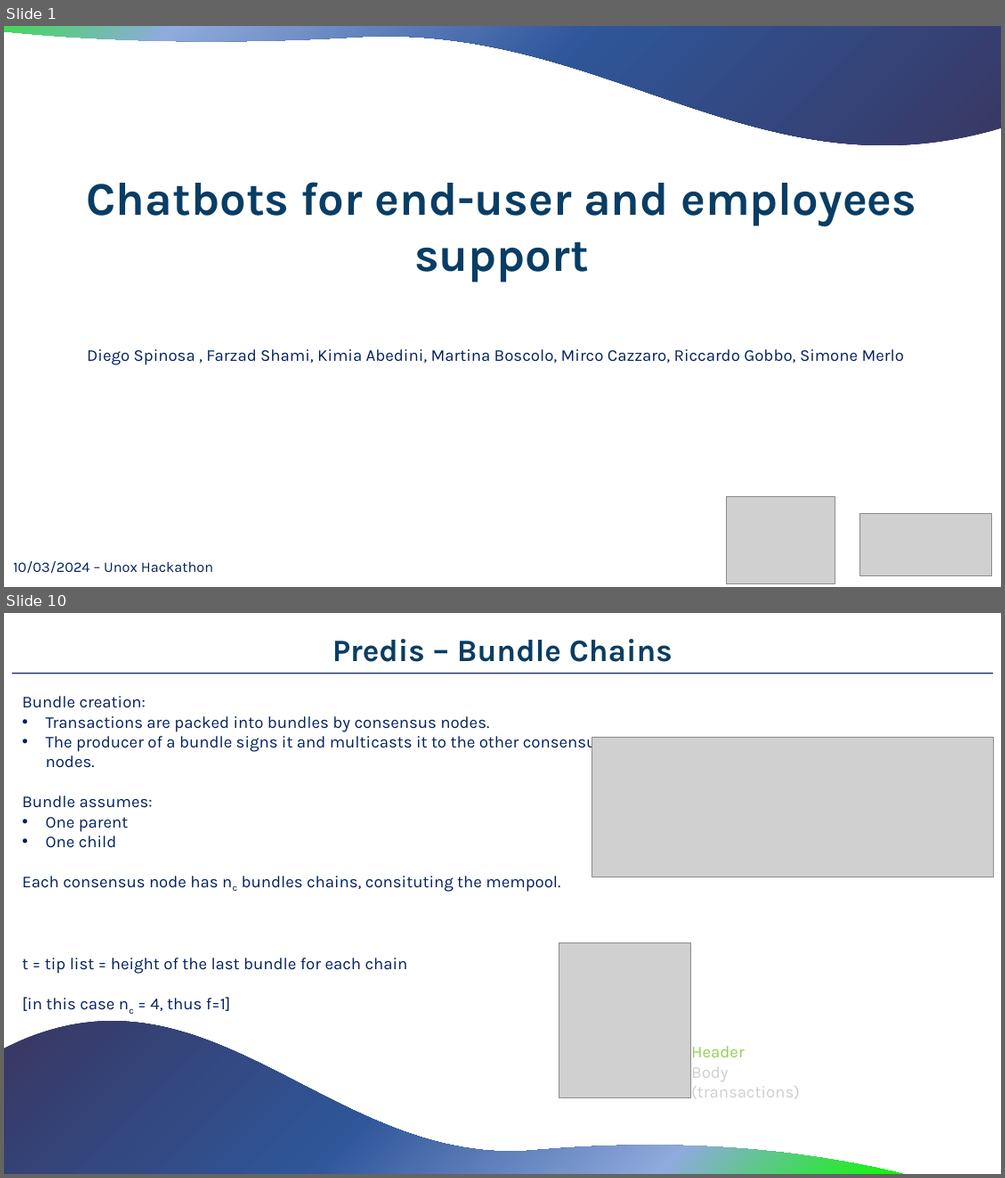
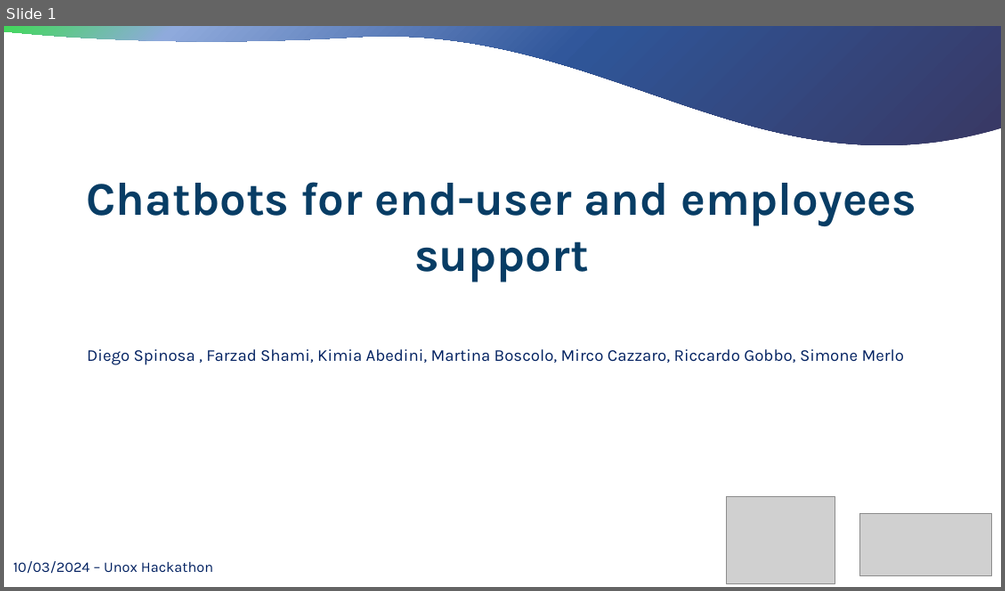
Before and after one commit to MerloSimone/HackatonUnox, a slide deck: Slides/PresentationDS.pptx. Shown one above the other, each under a label of ours: slides 1 and 10 before the commit, slide 1 after it; the slides between them are not shown. The pictures are 1005x1178 and 1005x591 pixels, drawn with LibreOffice and Linux fonts; fonts in the diff are those of the drawing; grey boxes stand for pictures. Boxes give left, top, right and bottom in pixels: in the first picture for what was removed or moved away, otherwise in the second. Text is boxed around its words. In the diff, an @@ line names an element or a change of style, - is before the commit and + after.

```diff
--- a/Slides/PresentationDS.pptx
+++ b/Slides/PresentationDS.pptx
@@ slide 10 removed at [4,613,1001,1174], background #FFFFFF @@
@@ text removed at [332,639,672,662] @@
-Predis – Bundle Chains
@@ rectangle removed at [11,673,993,674] @@
@@ text removed at [22,696,605,1011] @@
-Bundle creation:
-• Transactions are packed into bundles by consensus nodes.
-• The producer of a bundle signs it and multicasts it to the other consensus nodes.
-Bundle assumes:
-• One parent
-• One child
-Each consensus node has nc bundles chains, consituting the mempool.
-t = tip list = height of the last bundle for each chain
-[in this case nc = 4, thus f=1]
@@ picture removed at [592,737,994,877] @@
@@ picture removed at [559,943,691,1097] @@
@@ freeform shape removed at [4,1022,903,1174] @@
@@ text removed at [691,1046,800,1099] @@
-Header
-Body (transactions)
```
Also in this commit, not shown: 9 slides added, 24 other slides removed.
